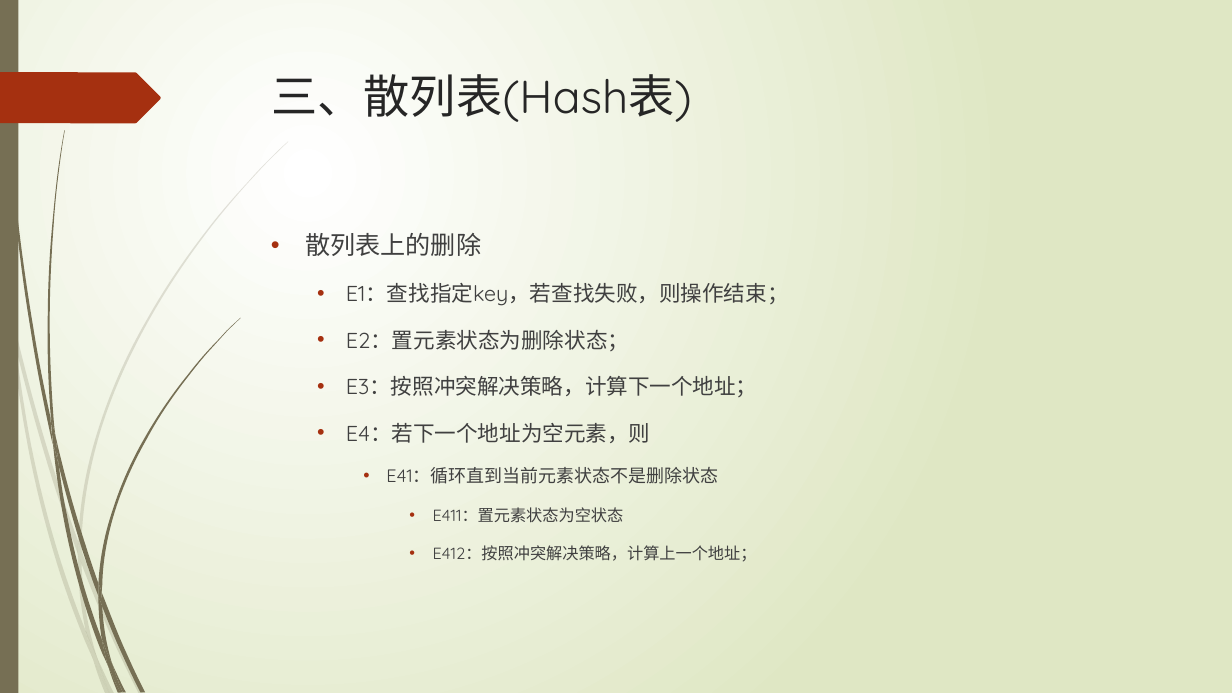
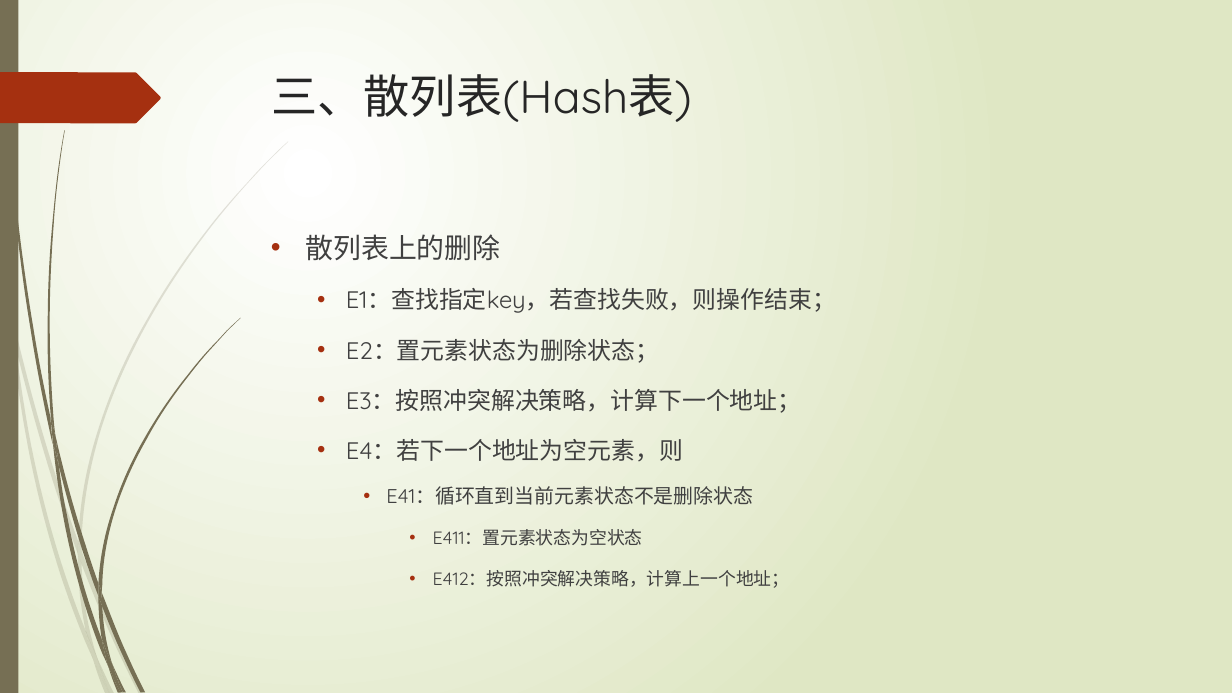
Before and after one commit to TeacherPeng/Datastruct, a slide deck: slide 14 of 教案/第08章 集合与查找.pptx. Drawn at 1232x693 pixels with LibreOffice and Linux fonts; fonts in the diff are those of the drawing. Boxes give left, top, right and bottom in pixels: in the first picture for what was removed or moved away, otherwise in the second. Text is boxed around its words. In the diff, an @@ line names an element or a change of style, - is before the commit and + after.

```diff
--- a/教案/第08章 集合与查找.pptx
+++ b/教案/第08章 集合与查找.pptx
@@ text "散列表上的删除" at (306,234,836,588): size 19.6 to 21.7 pt in "散列表上的删除"; size 16.8 to 18.6 pt in "E1：查找指定key，若查找失败，则操作结束；", "E2：置元素状态为删除状态；", "E3：按照冲突解决策略，计算下一个地址；", "E4：若下一个地址为空元素，则"; size 14 to 15.5 pt in "E41：循环直到当前元素状态不是删除状态"; size 12.6 to 13.9 pt in "E411：置元素状态为空状态", "E412：按照冲突解决策略，计算上一个地址；" @@
```
Also in this commit, not shown: 3 other slides changed, 1 slide added, 3 other files.
